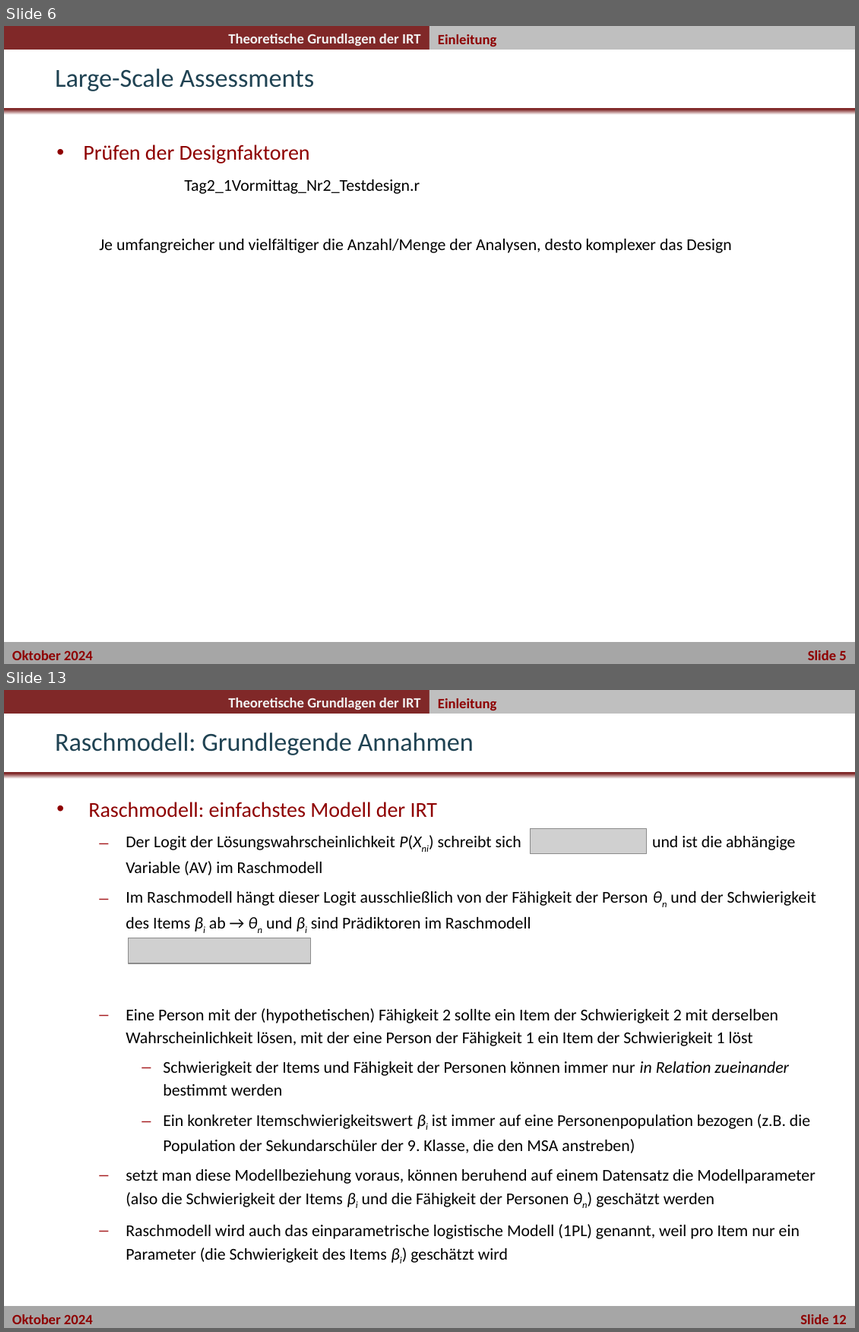
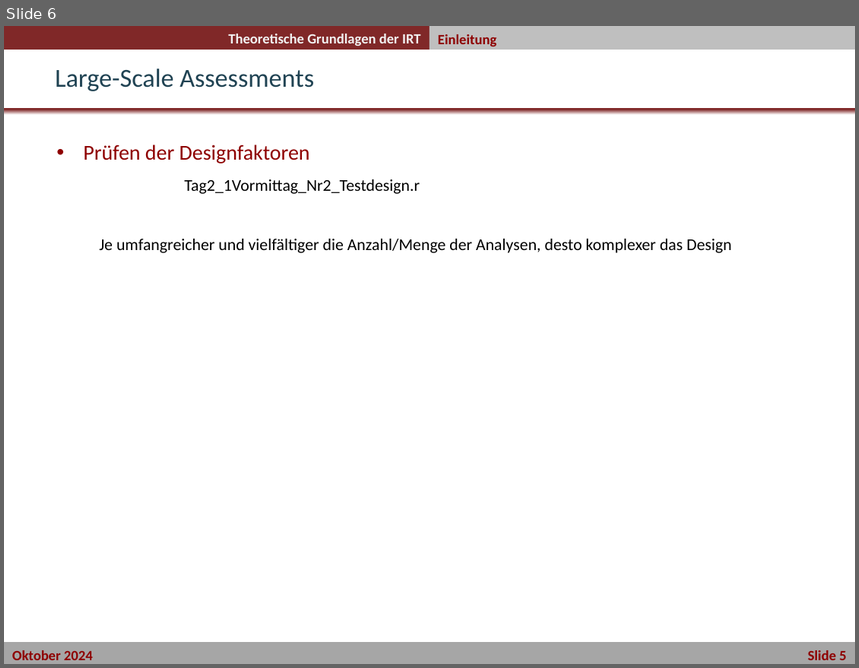
Before and after one commit to nickhaf/IRT_workshop, a slide deck: slides/Tag2_1Vormittag_Nr2_Testdesigns/Testdesigns.pptx. Shown one above the other, each under a label of ours: slides 6 and 13 before the commit, slide 6 after it; the slides between them are not shown. The pictures are 859x1332 and 859x668 pixels, drawn with LibreOffice and Linux fonts; fonts in the diff are those of the drawing; grey boxes stand for pictures; background and template pictures are left out. Boxes give left, top, right and bottom in pixels: in the first picture for what was removed or moved away, otherwise in the second. Text is boxed around its words. In the diff, an @@ line names an element or a change of style, - is before the commit and + after.

```diff
--- a/slides/Tag2_1Vormittag_Nr2_Testdesigns/Testdesigns.pptx
+++ b/slides/Tag2_1Vormittag_Nr2_Testdesigns/Testdesigns.pptx
@@ slide 13 removed at bbox=[4, 690, 855, 1328], background #FFFFFF; not listed: 5 template elements that a slide beside it also shows @@
@@ text removed at bbox=[438, 698, 496, 711] @@
-Einleitung
@@ title removed at bbox=[55, 733, 474, 755] @@
-Raschmodell: Grundlegende Annahmen
@@ text removed at bbox=[88, 802, 816, 1263] @@
-• Raschmodell: einfachstes Modell der IRT
-  – Der Logit der Lösungswahrscheinlichkeit P(Xni) schreibt sich und ist die abhängige Variable (AV) im Raschmodell
-  – Im Raschmodell hängt dieser Logit ausschließlich von der Fähigkeit der Person θn und der Schwierigkeit des Items βi ab → θn und βi sind Prädiktoren im Raschmodell
-  – Eine Person mit der (hypothetischen) Fähigkeit 2 sollte ein Item der Schwierigkeit 2 mit derselben Wahrscheinlichkeit lösen, mit der eine Person der Fähigkeit 1 ein Item der Schwierigkeit 1 löst
-    – Schwierigkeit der Items und Fähigkeit der Personen können immer nur in Relation zueinander bestimmt werden
-    – Ein konkreter Itemschwierigkeitswert βi ist immer auf eine Personenpopulation bezogen (z.B. die Population der Sekundarschüler der 9. Klasse, die den MSA anstreben)
-  – setzt man diese Modellbeziehung voraus, können beruhend auf einem Datensatz die Modellparameter (also die Schwierigkeit der Items βi und die Fähigkeit der Personen θn) geschätzt werden
-  – Raschmodell wird auch das einparametrische logistische Modell (1PL) genannt, weil pro Item nur ein Parameter (die Schwierigkeit des Items βi) geschätzt wird
@@ picture removed at bbox=[531, 829, 648, 854] @@
@@ picture removed at bbox=[129, 939, 311, 964] @@
```
Also in this commit, not shown: 1 slide changed, 11 other slides removed, 10 other files.
